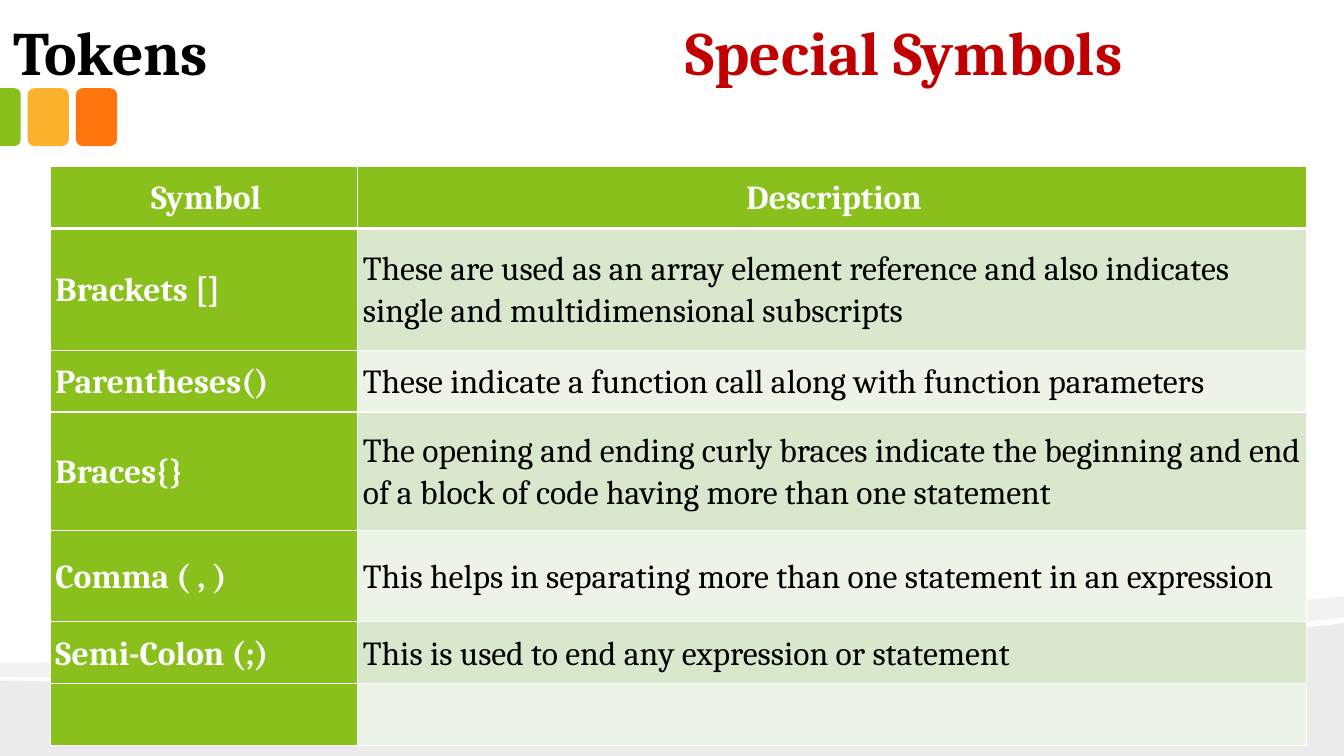
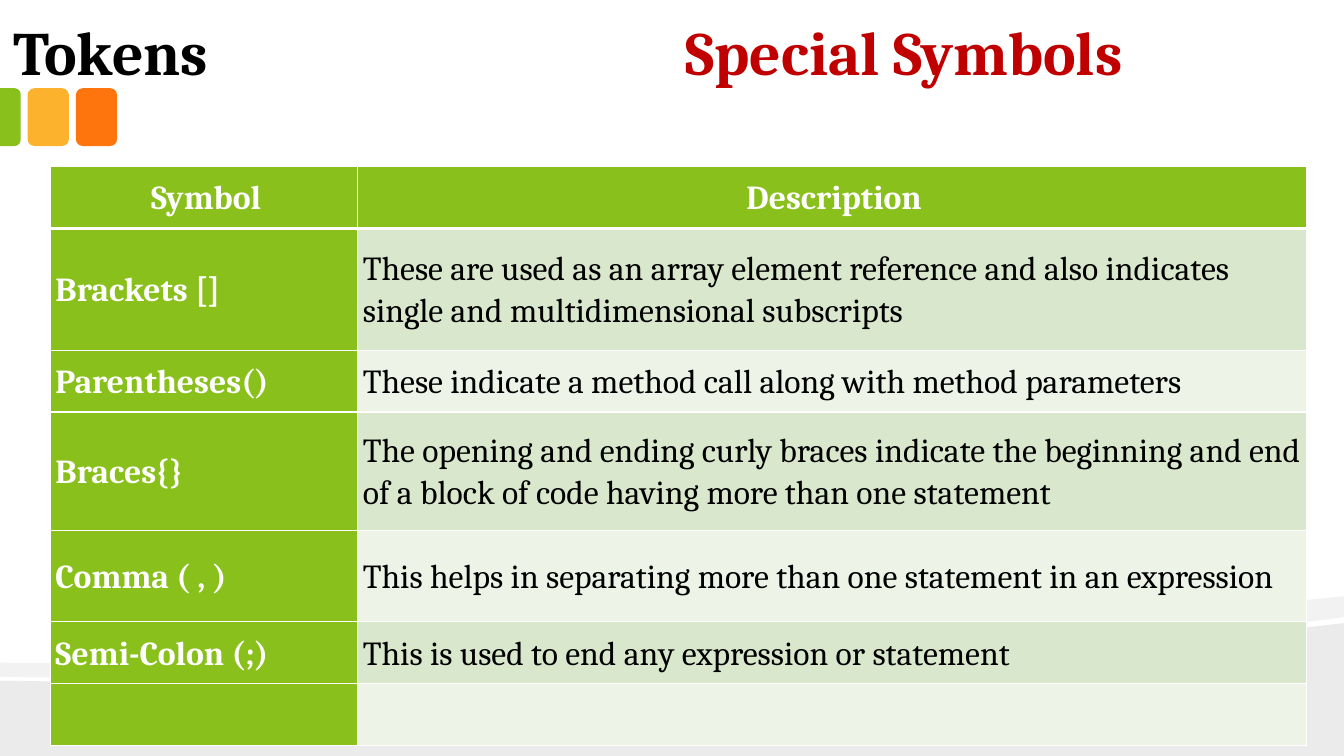
Before and after one commit to anirudhagaikwad/Java_Programming, a slide deck: slide 21 of Java_PPT/#2_Tokens.pptx (slide 10 before the commit). Drawn at 1344x756 pixels with LibreOffice and Linux fonts; fonts in the diff are those of the drawing. Boxes give left, top, right and bottom in pixels: in the first picture for what was removed or moved away, otherwise in the second. Text is boxed around its words. In the diff, an @@ line names an element or a change of style, - is before the commit and + after.

```diff
--- a/Java_PPT/#2_Tokens.pptx
+++ b/Java_PPT/#2_Tokens.pptx
@@ table at box(50, 166, 1307, 726) @@
-row 3, column 2: These indicate a function call along with function parameters
+row 3, column 2: These indicate a method call along with method parameters
```
Also in this commit, not shown: 4 other slides changed, 11 slides added, 2 slides removed, 16 other files.
